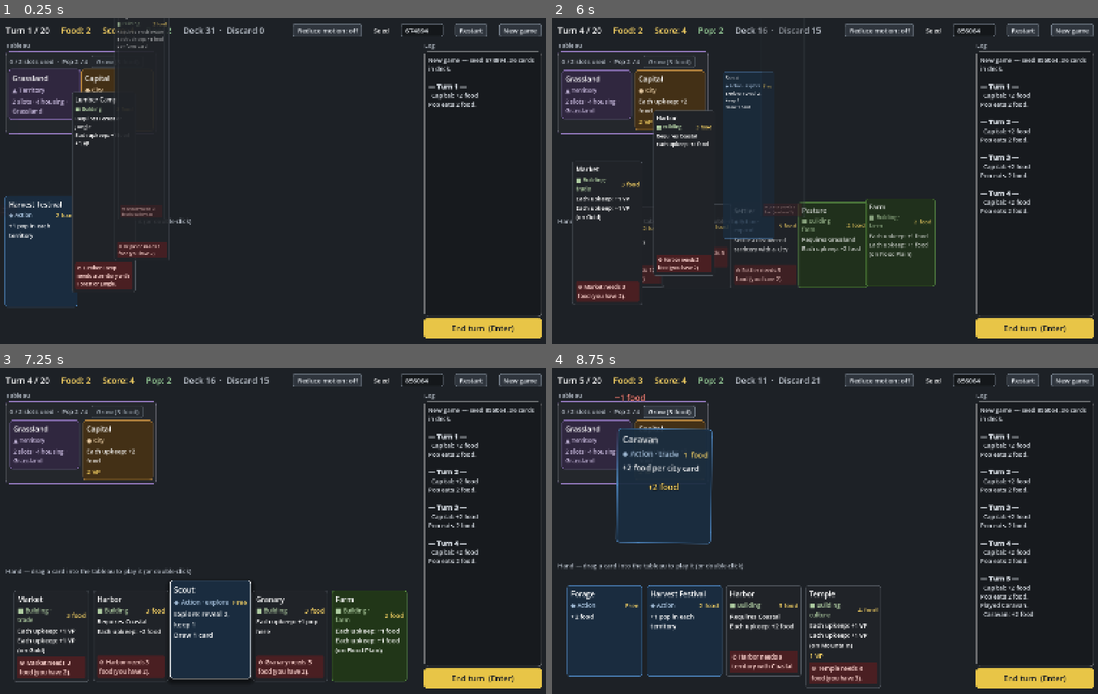
Above: before the commit, frames 1-4 (two rows, left to right).
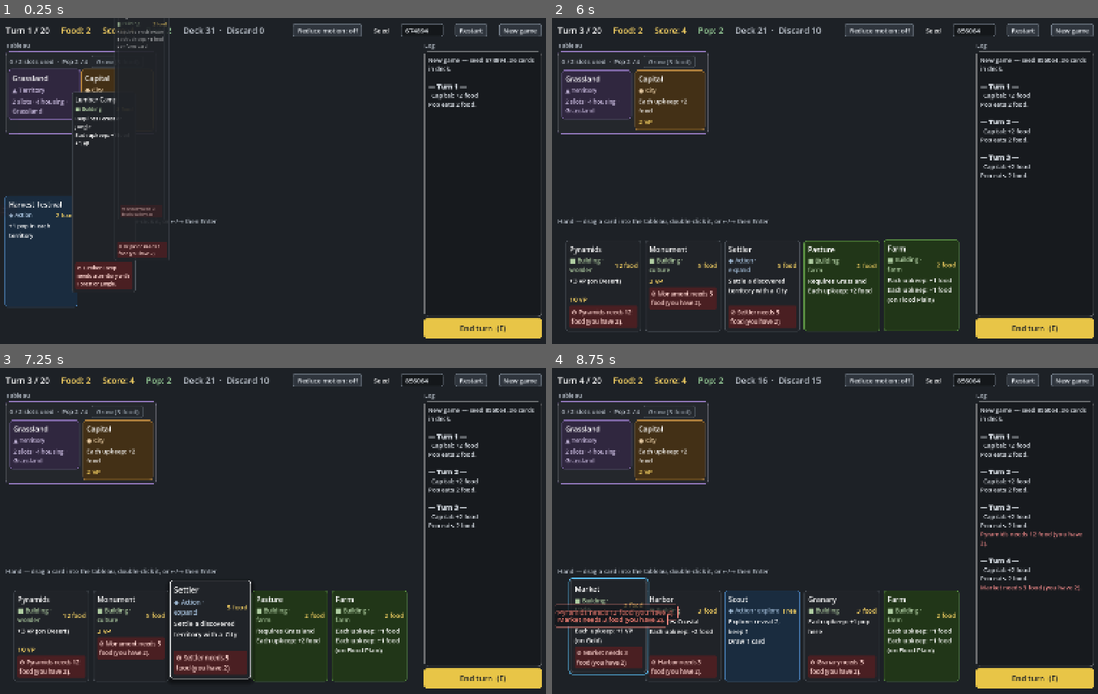
Above: after the commit, the same moments.

Repository: r888888888/4x-card-game
Game: Godot game, scene res://ui/main.tscn
Two runs of this game, one before a commit and one after it. Both use one fixed random seed, a clock stepped at 60 frames per second and the inputs below.
Inputs (mouse positions are in pixels of both pictures, inside the frame that each line leads up to):
- Up to frame 1 (0.25 s): no input
- Up to frame 2 (6 s): click "Restart" at 0.5 s; click "Restart" at 1.25 s; click "Restart" at 2 s; click "New game" at 2.75 s; click "New game" at 3.5 s; click (1032, 327) at 4.25 s, where only the run before the commit has a clickable "End turn (Enter)"; click (1032, 327) at 5 s, where only the run before the commit has a clickable "End turn (Enter)"; tap Enter (ui_accept) at 5.75 s; drag from (595, 96) to (879, 109) at 5.77 s
- Up to frame 3 (7.25 s): drag from (120, 449) to (245, 596) at 6.52 s
- Up to frame 4 (8.75 s): move the mouse to (601, 635) at 7.27 s; hold Right (ui_right) 7.28-8 s; hold Enter (ui_accept) 7.28-8 s; tap E at 7.35 s; click (601, 635) at 7.42 s; drag from (601, 635) to (661, 482) at 8.02 s

The runs differ from the first frame. In frame 1, 0.2% of the frame differs, in the area x 31-95%, y 61-97%; in frame 2, 11%; in frame 3, 6.0%; in frame 4, 14%, in the area x 0-98%, y 2-99%.

Commit message:
017: keyboard play: arrow focus through hand, targets and choice; Enter/Space acts; E ends the turn; Tab-focusable buttons with focus rings
Co-Authored-By: Claude Opus 5.5 <noreply@anthropic.com>

Diff:
--- a/ui/card_view.gd
+++ b/ui/card_view.gd
@@ -34,6 +34,8 @@
 const DIM_BORDER := Color("50565e")
 const STRIP_BG := Color("4a1f22")  # the reason strip at the bottom of a dimmed card
 const STRIP_TEXT := Color("ffd6d1")
+const FOCUS_COLOR := Color("5ec8ff")  # keyboard focus ring; distinct from gold (target) and red (warning)
+const FOCUS_RING_GAP := 6.0  # px between the card's edge and its focus ring (outside or inside)
 
 var uid := -1
 var in_hand := false
@@ -48,6 +50,7 @@
 var _warning := false
 var _highlight := false
 var _dimmed := false
+var _focused := false
 var _hover := false
 var _pressed := false
 var _press_pos := Vector2.ZERO
@@ -171,6 +174,14 @@
 	mouse_default_cursor_shape = Control.CURSOR_POINTING_HAND if on else Control.CURSOR_ARROW
 	if not on:
 		_set_hover(false)
+
+
+## Shows or hides the keyboard focus ring. A focused hand card also lifts like a hovered one.
+func set_focused(on: bool) -> void:
+	_focused = on
+	if state == State.REST:
+		z_index = 1 if (_hover or _focused) else 0
+	queue_redraw()
 
 
 ## Tints the card red while it is held over the play area but can't be played there.
@@ -313,7 +324,7 @@
 			_rest_offset = _rest_offset.lerp(Vector2.ZERO, w)
 			# Only hand cards lift and grow: the hand row has room for it; the scrolling frontier and
 			# tableau would clip a lifted target, so those show hover by border and shadow alone.
-			var lifted := _hover and in_hand and not _calm()
+			var lifted := (_hover or _focused) and in_hand and not _calm()
 			_lift = lerpf(_lift, -Anim.HOVER_LIFT if lifted else 0.0, w)
 			_base_scale = lerpf(_base_scale, Anim.HOVER_SCALE if lifted else 1.0, w)
 			rotation = lerp_angle(rotation, 0.0, w)
@@ -366,7 +377,7 @@
 
 func _come_to_rest() -> void:
 	state = State.REST
-	z_index = 0
+	z_index = 1 if _focused else 0
 	_rest_offset = Vector2.ZERO
 	_lift = 0.0
 	rotation = 0.0
@@ -432,6 +443,19 @@
 		_fx_tween.kill()
 	_fx_tween = create_tween()
 	return _fx_tween
+
+
+func _draw() -> void:
+	if _focused:
+		var ring := StyleBoxFlat.new()
+		ring.draw_center = false
+		ring.border_color = FOCUS_COLOR
+		ring.set_border_width_all(3)
+		ring.set_corner_radius_all(12)
+		# Outside a hand card; inside any other, where the frontier and tableau scroll boxes would
+		# clip a ring drawn outside it.
+		var gap := FOCUS_RING_GAP if in_hand else -FOCUS_RING_GAP
+		draw_style_box(ring, Rect2(Vector2.ZERO, size).grow(gap))
 
 
 ## Reduce motion is on: no lift, tilt, squash or shake, and cards jump to their place and fade in.
@@ -477,7 +501,7 @@
 func _set_hover(on: bool) -> void:
 	_hover = on and (in_hand or pickable) and state == State.REST
 	if state == State.REST:
-		z_index = 1 if _hover else 0  # draw over the neighbours while lifted
+		z_index = 1 if (_hover or _focused) else 0  # draw over the neighbours while lifted
 	_update_border()
 
 
--- a/ui/main.gd
+++ b/ui/main.gd
@@ -23,6 +23,7 @@
 var _tableau: HFlowContainer  # holds one group per territory, then the ghost
 var _groups := {}  # territory uid (-1 for cards with no territory) -> TerritoryGroup
 var _tableau_scroll: ScrollContainer
+var _hand_scroll: ScrollContainer
 var _hand: HBoxContainer
 var _frontier: HBoxContainer  # discovered, unsettled territories
 var _frontier_section: Control  # the frontier's heading and row, hidden while it is empty
@@ -33,11 +34,14 @@
 var _end_turn_button: Button
 var _game_over_overlay: Control
 var _game_over_label: Label
+var _replay_button: Button
 
 var _fx: Control  # effects layer: flying, dragged and leaving cards, resource tokens, errors
 var _views := {}  # uid -> CardView
 var _dragging: CardView
 var _targeting: CardView  # hand card waiting for a target click (double-click with several targets)
+var _focused: CardView  # the card with the keyboard focus ring (hand, target or choice), or null
+var _hand_index := -1  # keyboard position in the hand; -1 until the keyboard is used
 var _lit: Array[int] = []  # uids of the target views lit up for the dragged or targeting card
 var _drop_highlight: Panel  # lights up the tableau (the drop zone) during a drag
 var _drop_style: StyleBoxFlat
@@ -73,14 +77,32 @@
 	Game.engine.changed.connect(_refresh)
 	Game.engine.logged.connect(_append_log)
 	Game.engine.card_played.connect(_on_card_played)
+	get_viewport().gui_focus_changed.connect(func(_control: Control): _set_card_focus(null))
 	_start_game(-1)
 
 
+## Keyboard play. Only reached when no control with focus (a button or the seed field) used the key.
+## Left/Right move the card focus, Enter/Space acts on the focused card, Esc drops the focus, E ends
+## the turn.
 func _unhandled_key_input(event: InputEvent) -> void:
-	# Enter/Space ends the turn (unless a text field has focus).
-	if event.is_action_pressed("ui_accept") and Game.engine != null and not Game.engine.is_over \
-			and Game.engine.pending_choice.is_empty():
-		Game.engine.end_turn()
+	var e := Game.engine
+	if e == null or not event is InputEventKey or not event.pressed:
+		return
+	if event.keycode == KEY_E and not event.echo:
+		if not e.is_over and e.pending_choice.is_empty():
+			e.end_turn()
+	elif event.is_action_pressed("ui_right", true):
+		_move_card_focus(1)
+	elif event.is_action_pressed("ui_left", true):
+		_move_card_focus(-1)
+	elif event.is_action_pressed("ui_accept"):
+		_activate_card_focus()
+	elif event.keycode == KEY_ESCAPE and _targeting == null:
+		_set_card_focus(null)
+		_hand_index = -1
+	else:
+		return
+	get_viewport().set_input_as_handled()
 
 
 func _input(event: InputEvent) -> void:
@@ -89,7 +111,10 @@
 		cancel = cancel or (event is InputEventMouseButton and event.pressed and event.button_index == MOUSE_BUTTON_RIGHT)
 		if cancel:
 			get_viewport().set_input_as_handled()
+			var card := _targeting
 			_end_targeting()
+			if _focused != null and not _focused.in_hand:  # keyboard targeting: back to the card
+				_set_card_focus(card)
 		return
 	if _dragging == null:
 		return
@@ -169,7 +194,7 @@
 	_targeting = view
 	view.set_highlight(true)
 	_light_targets(view.uid, true)
-	_log.append_text("[color=#ffd966]Click a territory to play %s on (Esc cancels).[/color]\n"
+	_log.append_text("[color=#ffd966]Click a territory (or ←/→ then Enter) to play %s on (Esc cancels).[/color]\n"
 		% Game.engine.zone("hand").find(view.uid).def.name)
 
 
@@ -203,6 +228,102 @@
 			var in_reveal := is_instance_valid(view.slot) and view.slot.get_parent() == _reveal
 			view.set_pickable(in_reveal, "Click to keep this territory.")
 	_lit = []
+
+
+# --- Keyboard focus ---
+
+## The cards Left/Right move through now: the explore choice, the lit targets while targeting, or
+## the hand.
+func _focus_row() -> Array[CardView]:
+	var e := Game.engine
+	if not e.pending_choice.is_empty():
+		return _views_in(_reveal)
+	if _targeting != null:
+		var targets: Array[CardView] = []
+		for uid in _lit:
+			if _views.has(uid):
+				targets.append(_views[uid])
+		return targets
+	if e.is_over:
+		return [] as Array[CardView]
+	return _views_in(_hand)
+
+
+## The views resting in (or flying to) container's slots, in slot order.
+func _views_in(container: Container) -> Array[CardView]:
+	var out: Array[CardView] = []
+	for slot in container.get_children():
+		for uid in _views:
+			if _views[uid].slot == slot:
+				out.append(_views[uid])
+	return out
+
+
+## Moves the card focus step cards along the row. With nothing focused, Right starts at the first
+## card and Left at the last. The hand and choice stop at the ends; targets cycle.
+func _move_card_focus(step: int) -> void:
+	var row := _focus_row()
+	if row.is_empty():
+		return
+	var i := row.find(_focused)
+	if i == -1:
+		i = 0 if step > 0 else row.size() - 1
+	elif _targeting != null:
+		i = posmod(i + step, row.size())
+	else:
+		i = clampi(i + step, 0, row.size() - 1)
+	_set_card_focus(row[i])
+	if row[i].in_hand:
+		_hand_index = i
+
+
+## Enter on the focused card: keep it (explore choice), play onto it (targeting), or play it, which
+## starts targeting when it has several targets (same as a double-click).
+func _activate_card_focus() -> void:
+	var view := _focused
+	if view == null or not is_instance_valid(view):
+		return
+	if not Game.engine.pending_choice.is_empty() or (_targeting != null and _lit.has(view.uid)):
+		_on_picked(view)
+	elif view.in_hand:
+		_on_double_clicked(view)
+		if _targeting != null:
+			var targets := _focus_row()
+			if not targets.is_empty():
+				_set_card_focus(targets[0])
+
+
+## Gives view the keyboard focus ring (null: no card), taking focus away from any button.
+func _set_card_focus(view: CardView) -> void:
+	if is_instance_valid(_focused):
+		_focused.set_focused(false)
+	_focused = view
+	if view == null:
+		return
+	view.set_focused(true)
+	get_viewport().gui_release_focus()
+	if view.in_hand and is_instance_valid(view.slot):
+		_hand_scroll.ensure_control_visible(view.slot)
+
+
+## After the board changes, keeps the focus somewhere sensible: on the first choice card while
+## exploring, else on the same hand card, or the one now in its place (or the new last card).
+func _sync_card_focus() -> void:
+	var e := Game.engine
+	if not e.pending_choice.is_empty():
+		var choice := _views_in(_reveal)
+		if not choice.has(_focused) and not choice.is_empty():
+			_set_card_focus(choice[0])
+		return
+	if _targeting != null:
+		return
+	var hand := _views_in(_hand)
+	if hand.has(_focused):
+		_hand_index = hand.find(_focused)
+	elif _hand_index != -1 and not hand.is_empty() and not e.is_over:
+		_set_card_focus(hand[mini(_hand_index, hand.size() - 1)])
+	else:
+		_set_card_focus(null)
 
 
 # --- Dragging ---
@@ -354,8 +475,11 @@
 	_frontier_section.visible = not frontier.is_empty()
 	_choice_overlay.visible = not e.pending_choice.is_empty()
 	_animate_outcome()
+	_sync_card_focus()
 
 	_end_turn_button.disabled = e.is_over or not e.pending_choice.is_empty()
+	if e.is_over and not _game_over_overlay.visible:
+		_replay_button.grab_focus()  # so Enter replays from the keyboard
 	_game_over_overlay.visible = e.is_over
 	if e.is_over:
 		_game_over_label.text = "Game over\n\nFinal score: %d\nSeed: %d" % [e.score(), e.seed_value]
@@ -640,6 +764,7 @@
 		_free_slot(view.slot)
 		view.queue_free()
 	_views.clear()
+	_focused = null
 	_outcome = {}
 	for child in _fx.get_children():
 		if child != _drop_highlight and child != _drag_hint:
@@ -751,15 +876,15 @@
 	_tableau.add_theme_constant_override("v_separation", GROUP_GAP)
 	_tableau_scroll.add_child(_tableau)
 
-	var hand_section := _section(play_area, "Hand — drag a card into the tableau to play it (or double-click)")
-	var hand_scroll := ScrollContainer.new()
-	hand_scroll.custom_minimum_size.y = CardView.HAND_SIZE.y + Anim.LIFT_ROOM + 20
-	hand_scroll.vertical_scroll_mode = ScrollContainer.SCROLL_MODE_DISABLED
-	hand_section.add_child(hand_scroll)
+	var hand_section := _section(play_area, "Hand — drag a card into the tableau, double-click it, or ←/→ then Enter")
+	_hand_scroll = ScrollContainer.new()
+	_hand_scroll.custom_minimum_size.y = CardView.HAND_SIZE.y + Anim.LIFT_ROOM + 20
+	_hand_scroll.vertical_scroll_mode = ScrollContainer.SCROLL_MODE_DISABLED
+	hand_section.add_child(_hand_scroll)
 	var hand_pad := MarginContainer.new()
 	hand_pad.add_theme_constant_override("margin_left", int(Anim.HAND_SIDE_ROOM))
 	hand_pad.add_theme_constant_override("margin_right", int(Anim.HAND_SIDE_ROOM))
-	hand_scroll.add_child(hand_pad)
+	_hand_scroll.add_child(hand_pad)
 	_hand = HBoxContainer.new()
 	_hand.add_theme_constant_override("separation", 12)
 	hand_pad.add_child(_hand)
@@ -779,7 +904,7 @@
 	_log.add_theme_font_size_override("bold_font_size", 20)
 	_log.add_theme_color_override("default_color", Color("dde3ea"))
 	log_panel.add_child(_log)
-	_end_turn_button = _button("End turn  (Enter)", func(): Game.engine.end_turn())
+	_end_turn_button = _button("End turn  (E)", func(): Game.engine.end_turn())
 	_end_turn_button.custom_minimum_size.y = 60
 	_end_turn_button.add_theme_font_size_override("font_size", 24)
 	_end_turn_button.theme_type_variation = "AccentButton"
@@ -853,7 +978,8 @@
 	_game_over_label.add_theme_font_size_override("font_size", 32)
 	_game_over_label.horizontal_alignment = HORIZONTAL_ALIGNMENT_CENTER
 	box.add_child(_game_over_label)
-	box.add_child(_button("Replay this seed", _on_restart_pressed))
+	_replay_button = _button("Replay this seed", _on_restart_pressed)
+	box.add_child(_replay_button)
 	box.add_child(_button("New game", func(): _start_game(-1)))
 
 
@@ -879,13 +1005,24 @@
 		t.set_stylebox("hover", type, box.call(fill.lightened(0.15), Color.WHITE))
 		t.set_stylebox("pressed", type, box.call(fill.darkened(0.2), Color.WHITE))
 		t.set_stylebox("disabled", type, box.call(Color("24282d"), Color("4a5058")))
-		t.set_stylebox("focus", type, StyleBoxEmpty.new())
+		t.set_stylebox("focus", type, _focus_ring())
 		for state in ["font_color", "font_hover_color", "font_pressed_color", "font_focus_color"]:
 			t.set_color(state, type, text)
 		t.set_color("font_disabled_color", type, Color("8d96a0"))
 	t.set_stylebox("normal", "LineEdit", box.call(Color("14171a"), Color("78828e")))
-	t.set_stylebox("focus", "LineEdit", box.call(Color("14171a"), ACCENT))
+	t.set_stylebox("focus", "LineEdit", _focus_ring())
 	t.set_color("font_color", "LineEdit", Color("e6ebf0"))
+
+
+## The keyboard focus ring drawn over a focused button or field; same colour as a focused card's.
+static func _focus_ring() -> StyleBoxFlat:
+	var ring := StyleBoxFlat.new()
+	ring.draw_center = false
+	ring.border_color = CardView.FOCUS_COLOR
+	ring.set_border_width_all(3)
+	ring.set_corner_radius_all(8)
+	ring.set_expand_margin_all(3)
+	return ring
 
 
 ## Full-screen dimmer with a centred, opaque panel. The panel is stored as meta "panel" and its
@@ -950,8 +1087,12 @@
 func _button(text: String, on_pressed: Callable) -> Button:
 	var button := Button.new()
 	button.text = text
-	button.focus_mode = Control.FOCUS_NONE  # so Enter always means "end turn"
 	button.pressed.connect(on_pressed)
+	# Tab reaches every button (with a focus ring); a mouse click doesn't leave it focused, so a
+	# later Enter or arrow key goes to the cards, not to the last button clicked.
+	button.gui_input.connect(func(event: InputEvent):
+		if event is InputEventMouseButton and not event.pressed:
+			button.release_focus.call_deferred())
 	return button
 
 
Not shown, changed: docs/backlog/017-keyboard-play.md
